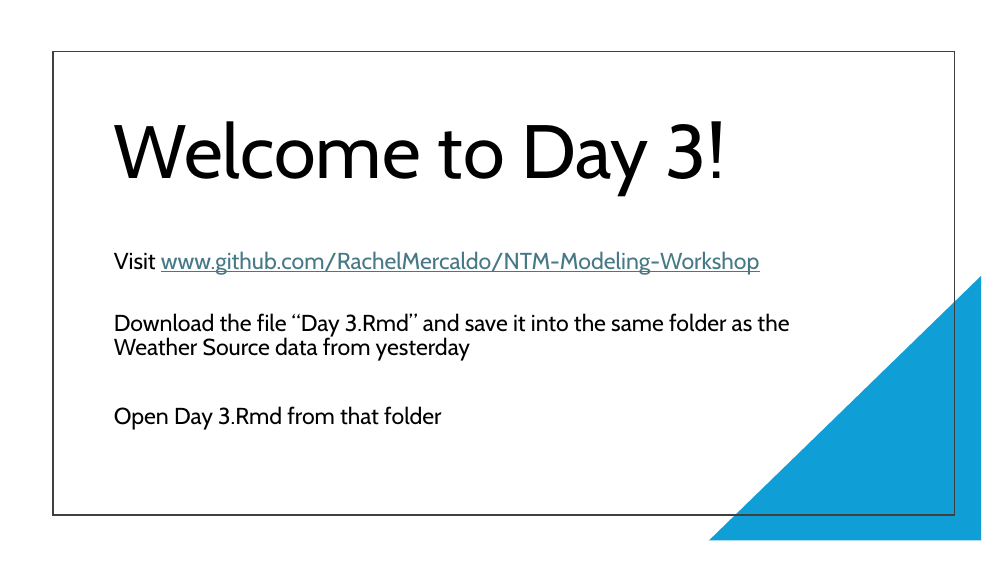
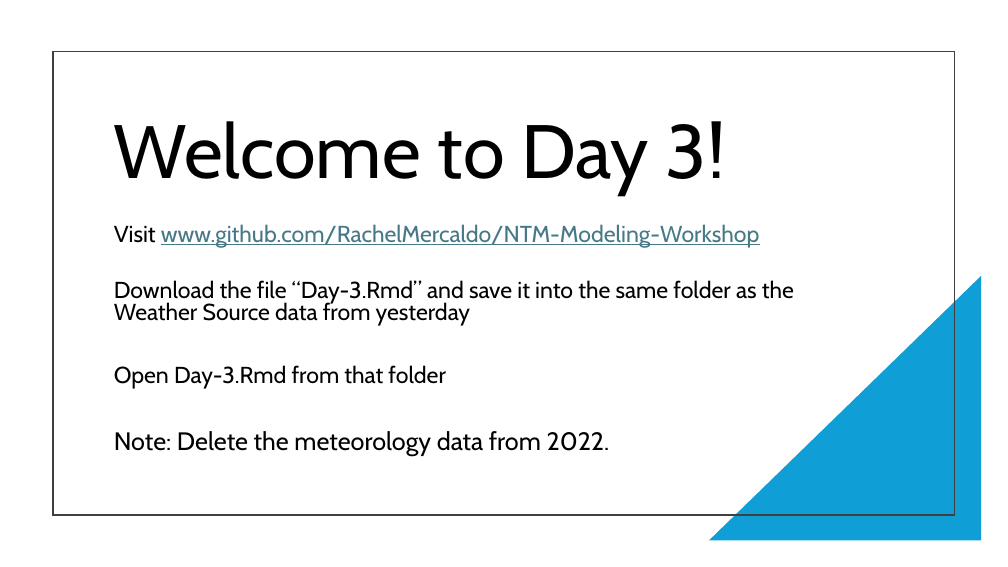
Before and after one commit to RachelMercaldo/NTM-Modeling-Workshop, a slide deck: slide 1 of Welcome to Day 3!.pptx. Drawn at 1008x567 pixels with LibreOffice and Linux fonts; fonts in the diff are those of the drawing. Boxes give left, top, right and bottom in pixels: in the first picture for what was removed or moved away, otherwise in the second. Text is boxed around its words. In the diff, an @@ line names an element or a change of style, - is before the commit and + after.

```diff
--- a/Welcome to Day 3!.pptx
+++ b/Welcome to Day 3!.pptx
@@ subtitle "Visit www.github.com/RachelMercaldo/NTM-Modeling-Workshop": place and size @@
-subtitle "Visit www.github.com/RachelMercaldo/NTM-Modeling-Workshop" at <box>114,251,789,430</box>
+subtitle "Visit www.github.com/RachelMercaldo/NTM-Modeling-Workshop" at <box>114,224,794,456</box>
@@ subtitle at <box>114,224,760,326</box>: line spacing 0.9 to 0.8; line spacing 0.5 to 0.4 @@
@@ subtitle at <box>114,280,794,304</box>: text changed @@
-Download the file “Day 3.Rmd” and save it into the same folder as the
+Download the file “Day-3.Rmd” and save it into the same folder as the
@@ subtitle at <box>114,365,610,456</box>: text changed; size 22 to 24 pt @@
-Open Day 3.Rmd from that folder
+Open Day-3.Rmd from that folder
+Note: Delete the meteorology data from 2022.
```
Also in this commit, not shown: 4 other files.
